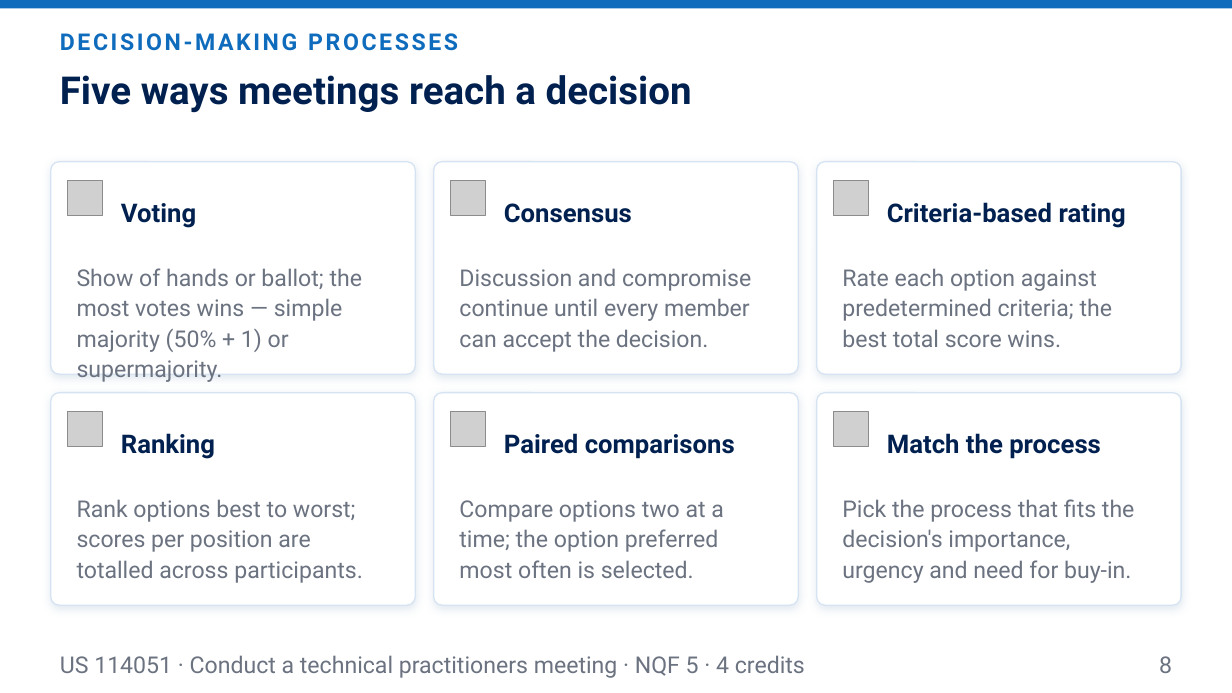
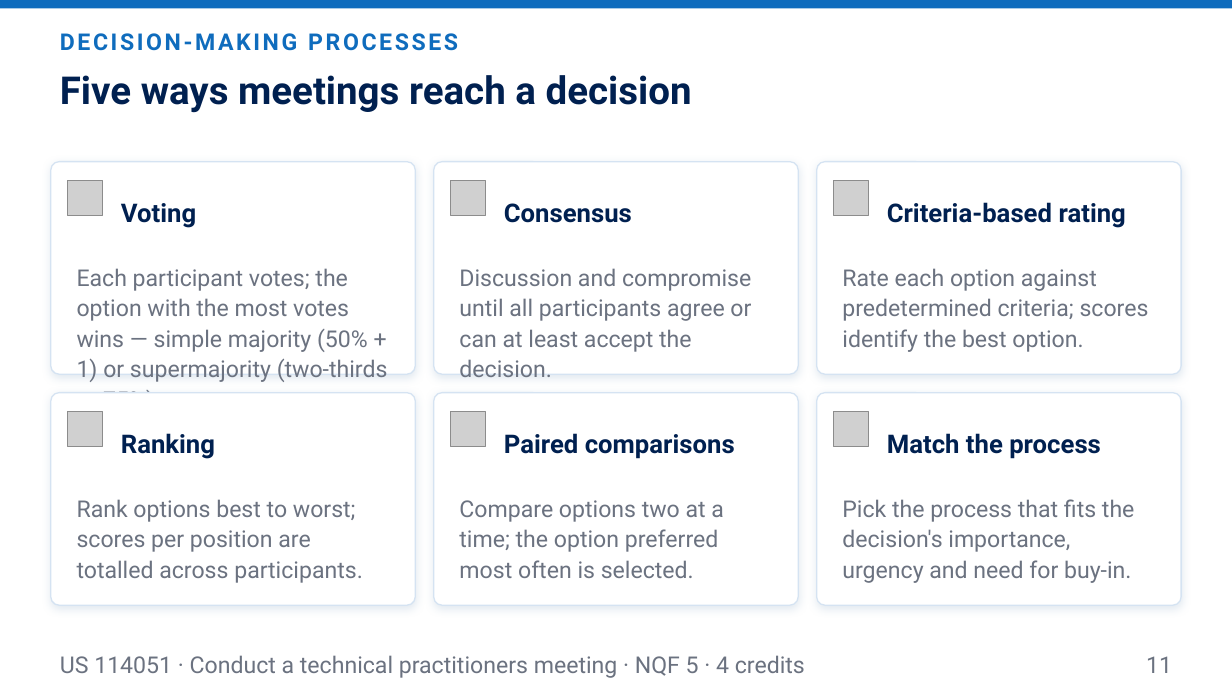
Before and after one commit to andrekyle/ITsystemsupport, a slide deck: slide 11 of public/downloads/US-114051-L1-Knowledge-of-Meetings.pptx (slide 8 before the commit). Drawn at 1232x693 pixels with LibreOffice and Linux fonts; fonts in the diff are those of the drawing; grey boxes stand for pictures. Boxes give left, top, right and bottom in pixels: in the first picture for what was removed or moved away, otherwise in the second. Text is boxed around its words. In the diff, an @@ line names an element or a change of style, - is before the commit and + after.

```diff
--- a/public/downloads/US-114051-L1-Knowledge-of-Meetings.pptx
+++ b/public/downloads/US-114051-L1-Knowledge-of-Meetings.pptx
@@ text at [77,268,388,413]: text changed @@
-Show of hands or ballot; the most votes wins — simple majority (50% + 1) or supermajority.
+Each participant votes; the option with the most votes wins — simple majority (50% + 1) or supermajority (two-thirds or 75%).
@@ text at [459,268,751,352]: text changed @@
-Discussion and compromise continue until every member can accept the decision.
+Discussion and compromise until all participants agree or can at least accept the decision.
@@ text at [842,268,1149,352]: text changed @@
-Rate each option against predetermined criteria; the best total score wins.
+Rate each option against predetermined criteria; scores identify the best option.
@@ text at [1146,656,1172,673]: text changed @@
-8
+11
```
Also in this commit, not shown: 9 other slides changed, 6 slides added, 10 other files.
